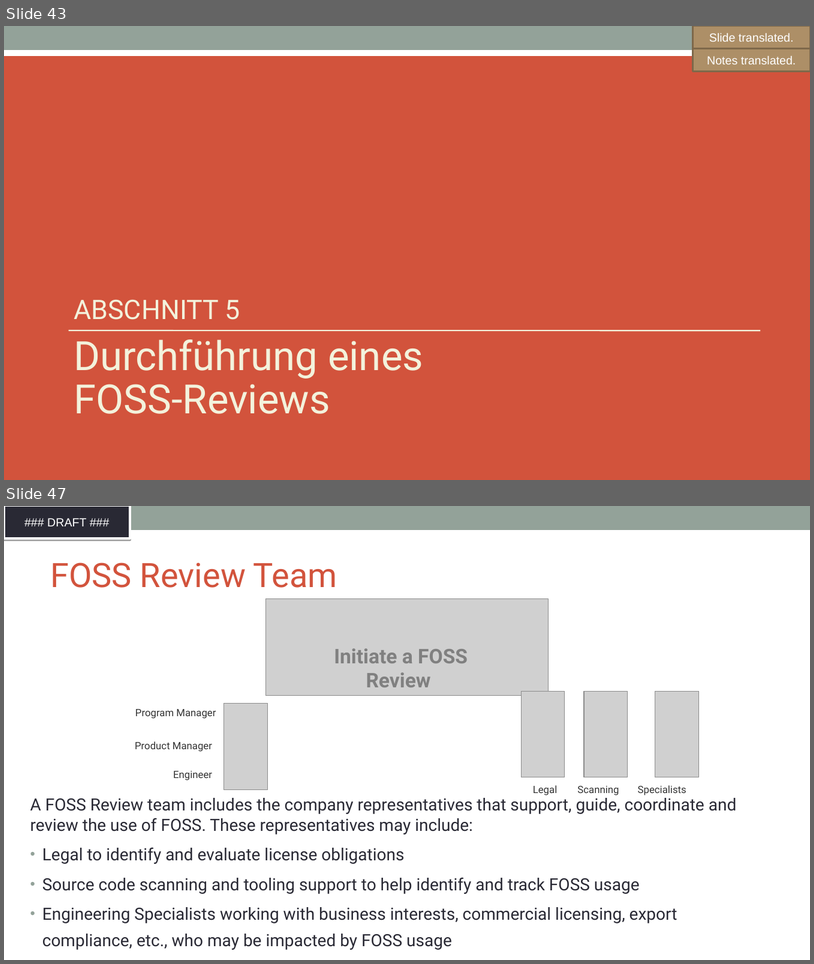
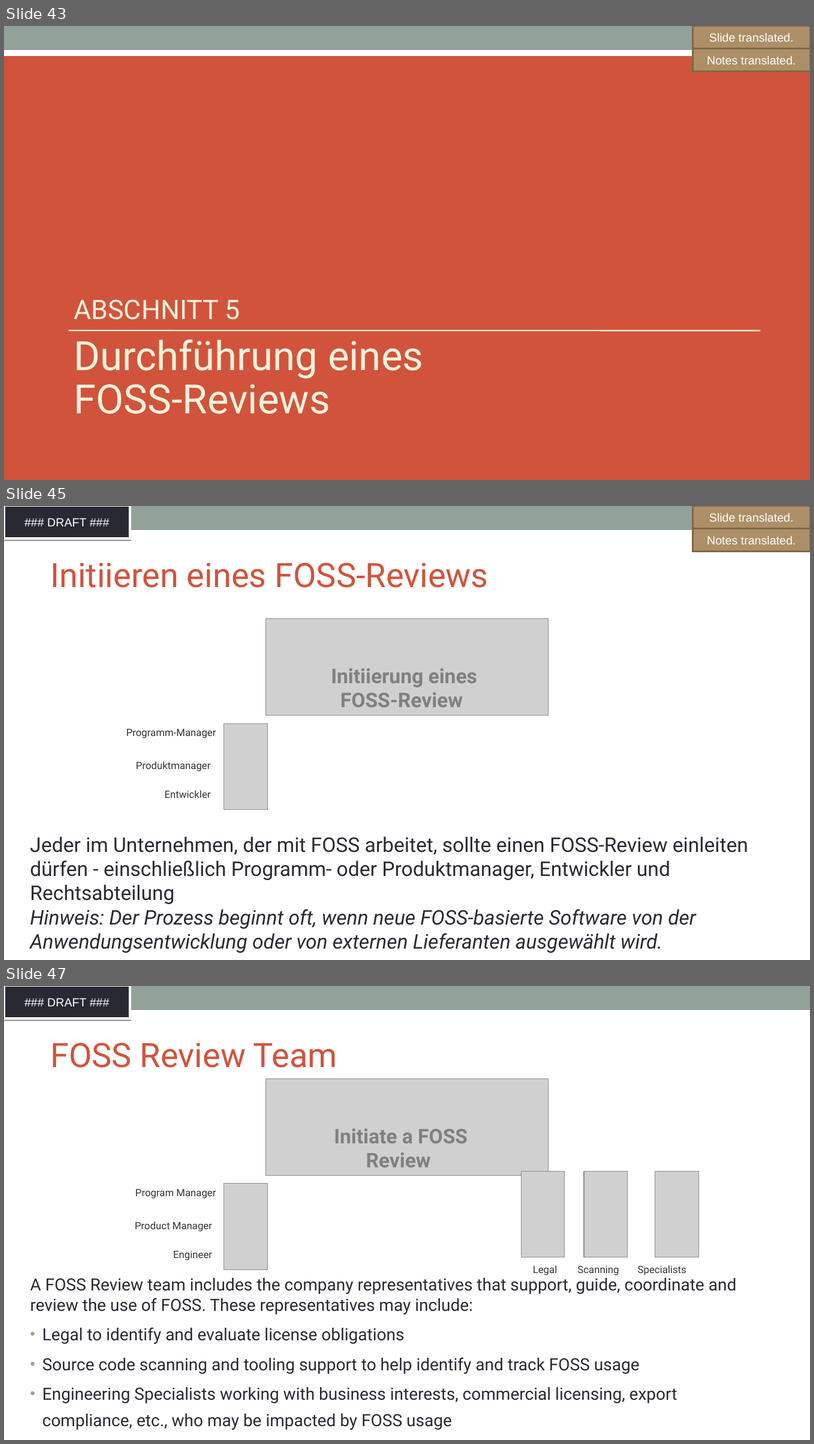
Before and after one commit to SThanheiser/curriculum, a slide deck: translation-DE/slides/DFT_openchain-curriculum-for-1-1_GER.odp. Shown one above the other, each under a label of ours: slides 43 and 47 before the commit, slides 43, 45 and 47 after it; the slides between them are not shown. The pictures are 814x964 and 814x1444 pixels, drawn with LibreOffice and Linux fonts; fonts in the diff are those of the drawing; grey boxes stand for pictures; background and template pictures are left out. Boxes give left, top, right and bottom in pixels: in the first picture for what was removed or moved away, otherwise in the second. Text is boxed around its words. In the diff, an @@ line names an element or a change of style, - is before the commit and + after.

```diff
--- a/translation-DE/slides/DFT_openchain-curriculum-for-1-1_GER.odp
+++ b/translation-DE/slides/DFT_openchain-curriculum-for-1-1_GER.odp
@@ slide 45 added at box(4, 506, 810, 960), background #FFFFFF; not listed: 2 template elements that a slide beside it also shows @@
@@ freeform shape added at box(693, 506, 810, 529), fill #AD8F67, outline #7E684A 2.01 pt, 14 pt, text #FFFFFF @@
+Slide translated.
@@ freeform shape added at box(693, 528, 810, 552), fill #AD8F67, outline #7E684A 2.01 pt, 14 pt, text #FFFFFF @@
+Notes translated.
@@ title added at box(50, 562, 488, 588), 40 pt, text #D2533C @@
+Initiieren eines FOSS-Reviews
@@ picture added at box(266, 619, 548, 715) @@
@@ text added at box(331, 668, 477, 707), 24 pt, text #808080, bold @@
+Initiierung eines FOSS-Review
@@ text added at box(126, 729, 216, 738), 12 pt, text #333333 @@
+Programm-Manager
@@ picture added at box(224, 723, 268, 809) @@
@@ text added at box(136, 761, 211, 771), 12 pt, text #333333 @@
+Produktmanager
@@ text added at box(165, 790, 211, 798), 12 pt, text #333333 @@
+Entwickler
@@ text added at box(30, 836, 749, 952), 24 pt, text #292934 @@
+Jeder im Unternehmen, der mit FOSS arbeitet, sollte einen FOSS-Review einleiten dürfen - einschließlich Programm- oder Produktmanager, Entwickler und Rechtsabteilung
+Hinweis: Der Prozess beginnt oft, wenn neue FOSS-basierte Software von der Anwendungsentwicklung oder von externen Lieferanten ausgewählt wird.
```
Also in this commit, not shown: 13 slides changed, 6 other slides added, 7 slides removed, 1 other file.
